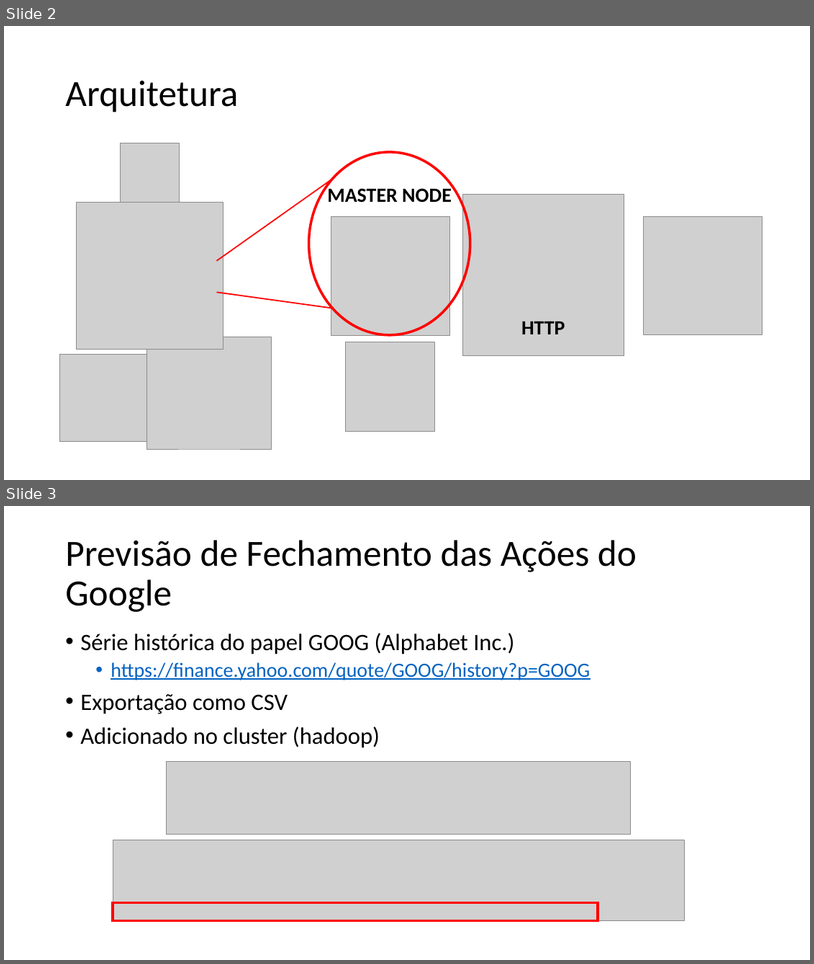
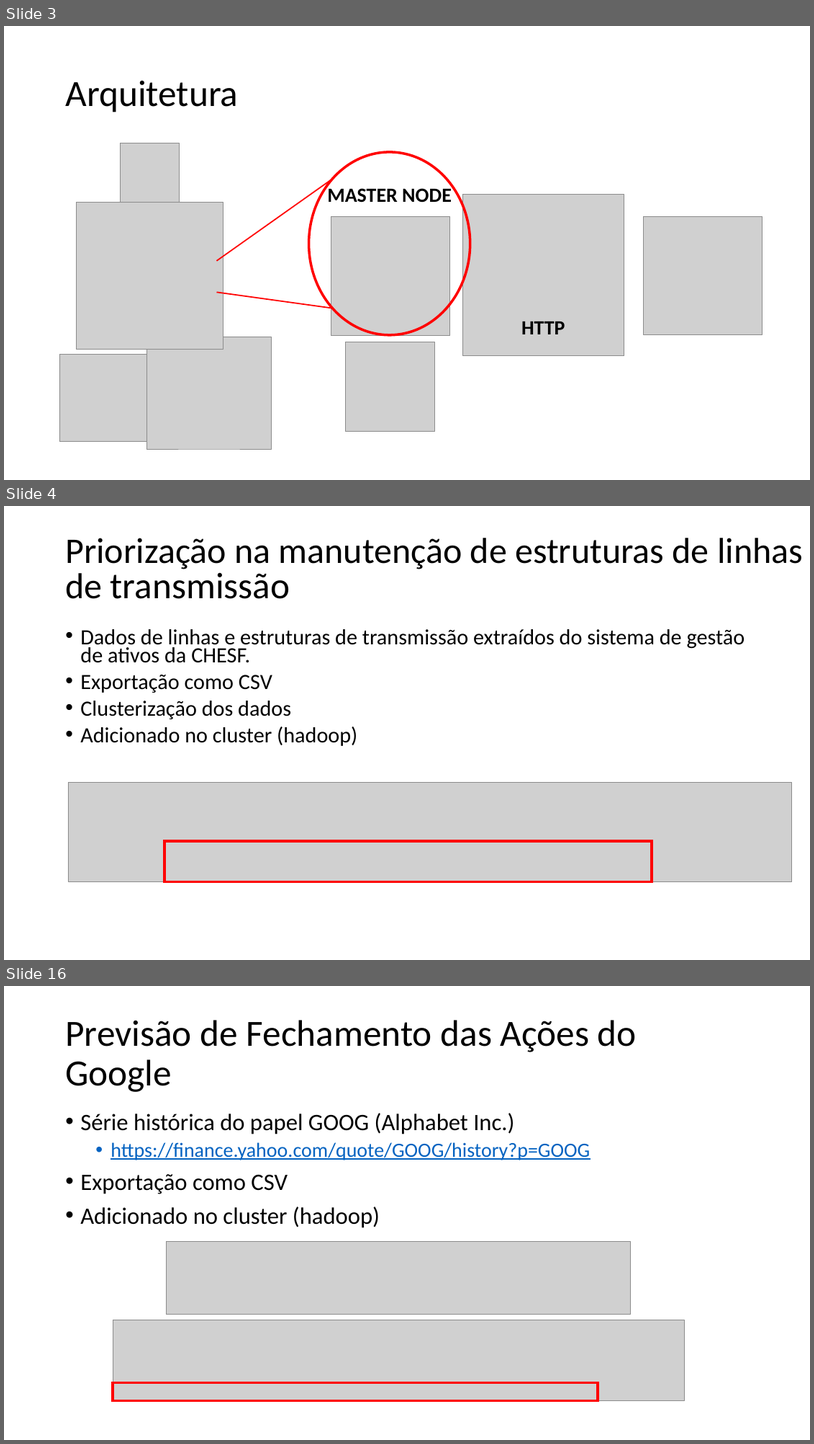
Before and after one commit to macio-matheus/spark-ml-project, a slide deck: apresentacao.pptx. Shown one above the other, each under a label of ours: slides 2 and 3 before the commit, slides 3, 4 and 16 after it; the slides between them are not shown. The pictures are 814x964 and 814x1444 pixels, drawn with LibreOffice and Linux fonts; fonts in the diff are those of the drawing; grey boxes stand for pictures. Boxes give left, top, right and bottom in pixels: in the first picture for what was removed or moved away, otherwise in the second. Text is boxed around its words. In the diff, an @@ line names an element or a change of style, - is before the commit and + after.

```diff
--- a/apresentacao.pptx
+++ b/apresentacao.pptx
@@ slide 4 added at <box>4,506,810,960</box>, background #FFFFFF @@
@@ text added at <box>65,538,803,599</box>, 42.9 pt, text #000000 @@
+Priorização na manutenção de estruturas de linhas de transmissão
@@ text added at <box>80,629,746,746</box>, 25.9 pt, text #000000 @@
+• Dados de linhas e estruturas de transmissão extraídos do sistema de gestão de ativos da CHESF.
+• Exportação como CSV
+• Clusterização dos dados
+• Adicionado no cluster (hadoop)
@@ picture added at <box>68,782,792,881</box> @@
@@ rectangle added at <box>165,841,653,882</box>, outline #FF0000 3 pt @@
@@ what was slide 2 is now slide 3 @@
@@ what was slide 3 is now slide 16 @@
```
Also in this commit, not shown: 2 slides changed, 13 other slides added, 7 other files.
